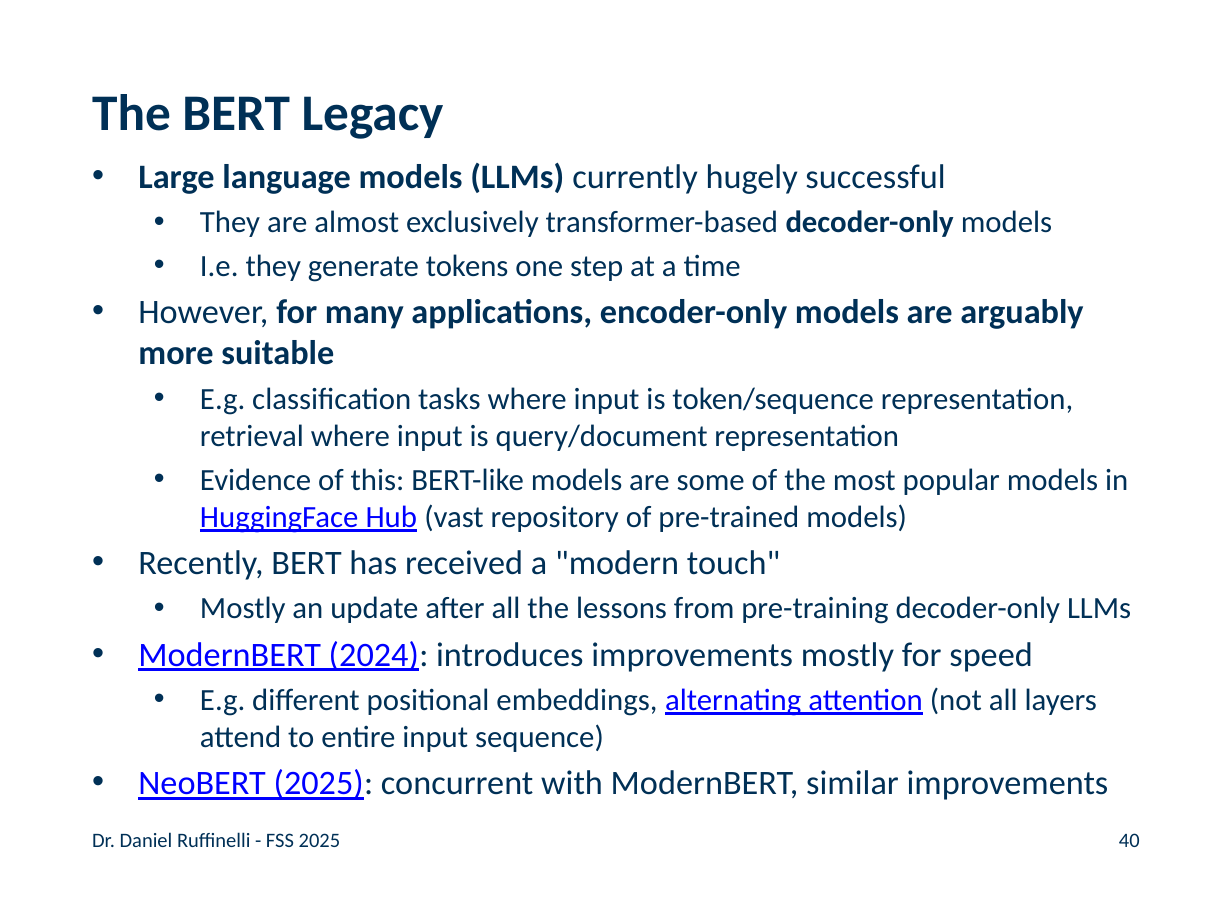
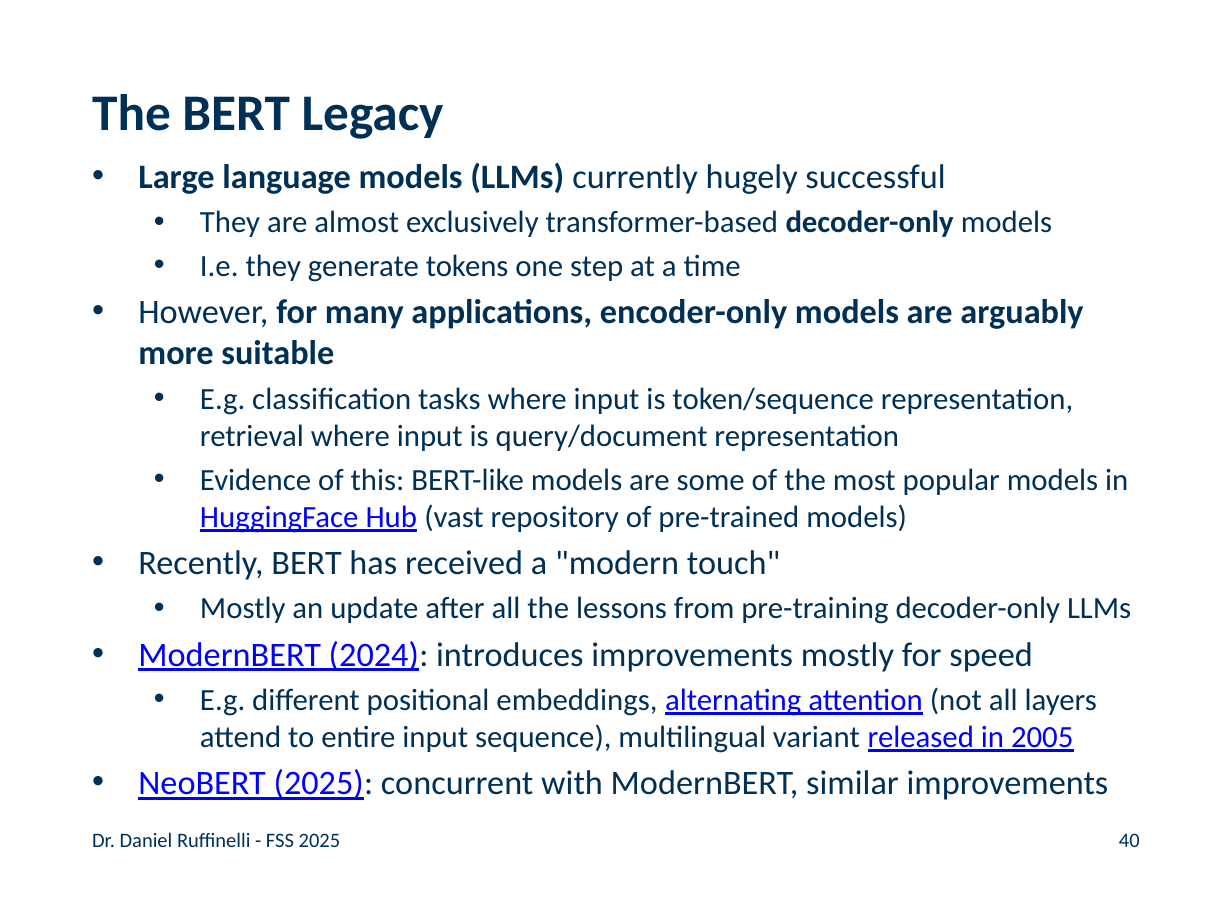
Before and after one commit to rufex2001/teaching_llms, a slide deck: slide 40 of lectures/05_transfer_learning/05_transfer_learning.pptx. Drawn at 1232x924 pixels with LibreOffice and Linux fonts; fonts in the diff are those of the drawing; background and template pictures are left out. Boxes give left, top, right and bottom in pixels: in the first picture for what was removed or moved away, otherwise in the second. Text is boxed around its words. In the diff, an @@ line names an element or a change of style, - is before the commit and + after.

Commit message:
added reference to mmBERT

```diff
--- a/lectures/05_transfer_learning/05_transfer_learning.pptx
+++ b/lectures/05_transfer_learning/05_transfer_learning.pptx
@@ text at (200,687,1097,753): text changed @@
-  • E.g. different positional embeddings, alternating attention (not all layers attend to entire input sequence)
+  • E.g. different positional embeddings, alternating attention (not all layers attend to entire input sequence), multilingual variant released in 2005
```
Also in this commit, not shown: 1 other file.
